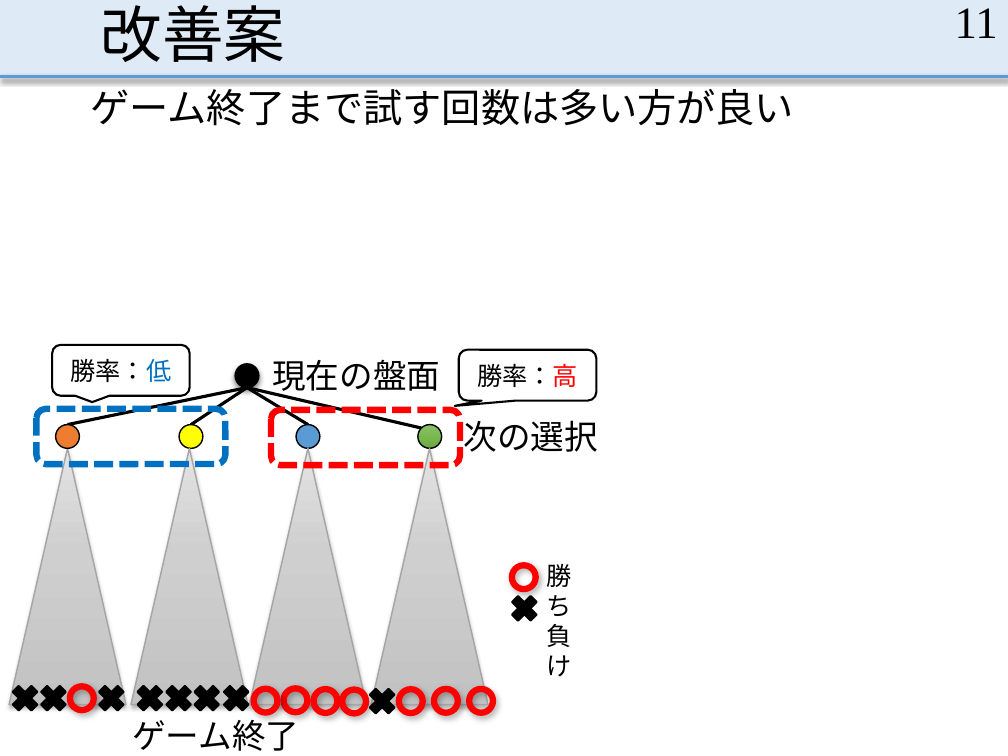
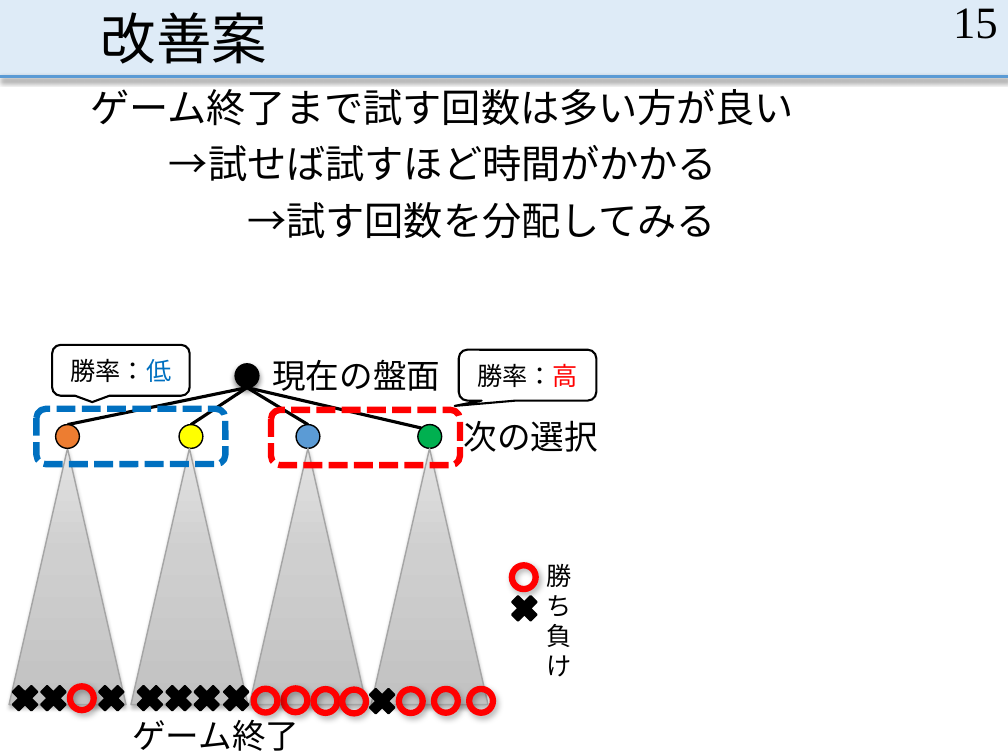
Before and after one commit to MasayaOda/SR, a slide deck: slide 15 of 中間発表.pptx (slide 11 before the commit). Drawn at 1008x756 pixels with LibreOffice and Linux fonts; fonts in the diff are those of the drawing. Boxes give left, top, right and bottom in pixels: in the first picture for what was removed or moved away, otherwise in the second. Text is boxed around its words. In the diff, an @@ line names an element or a change of style, - is before the commit and + after.

```diff
--- a/中間発表.pptx
+++ b/中間発表.pptx
@@ title "改善案" at <box>101,12,267,64</box>: size 44 to 39.6 pt @@
@@ page number at <box>953,8,998,39</box>: text changed @@
-11
+15
@@ text at <box>169,145,717,238</box>: paragraphs added @@
+→試せば試すほど時間がかかる
+→試す回数を分配してみる
@@ ellipse at <box>418,424,443,449</box>: fill gradient #8AC269 to #77B64D to #6CA644 to #00B050 @@
```
Also in this commit, not shown: 12 other slides changed, 4 slides added.
